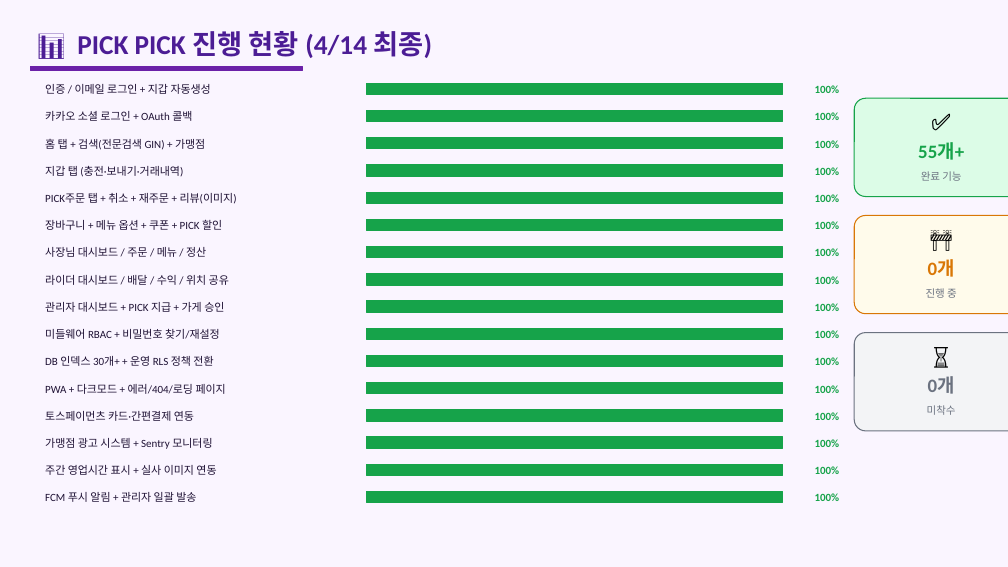
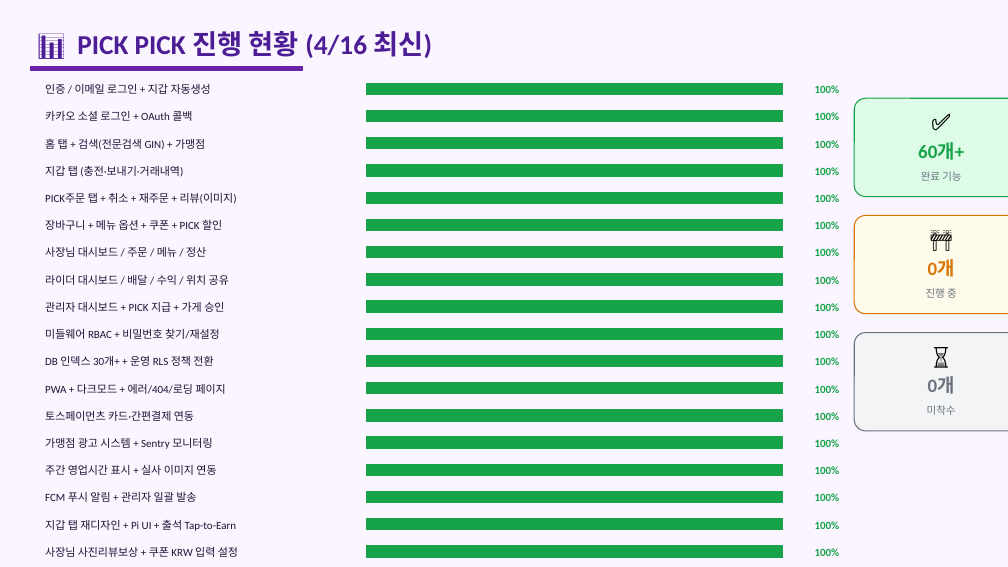
Before and after one commit to skbmh82/PICK-PICK-delivery, a slide deck: slide 2 of PICKPICK_프로젝트현황.pptx. Drawn at 1008x567 pixels with LibreOffice and Linux fonts; fonts in the diff are those of the drawing. Boxes give left, top, right and bottom in pixels: in the first picture for what was removed or moved away, otherwise in the second. Text is boxed around its words. In the diff, an @@ line names an element or a change of style, - is before the commit and + after.

```diff
--- a/PICKPICK_프로젝트현황.pptx
+++ b/PICKPICK_프로젝트현황.pptx
@@ text at <box>77,31,432,58</box>: text changed @@
-📊 PICK PICK 진행 현황 (4/14 최종)
+📊 PICK PICK 진행 현황 (4/16 최신)
@@ text at <box>918,142,964,160</box>: text changed @@
-55개+
+60개+
@@ text added at <box>45,520,237,531</box>, 10.5 pt, text #1F1235 @@
+지갑 탭 재디자인 + Pi UI + 출석 Tap-to-Earn
@@ rectangle added at <box>367,519,783,530</box>, fill #16A34A, outline #16A34A 1 pt @@
@@ text added at <box>815,521,840,529</box>, 10.5 pt, text #16A34A, bold @@
+100%
@@ text added at <box>45,547,238,557</box>, 10.5 pt, text #1F1235 @@
+사장님 사진리뷰보상 + 쿠폰 KRW 입력 설정
@@ rectangle added at <box>367,546,783,557</box>, fill #16A34A, outline #16A34A 1 pt @@
@@ text added at <box>815,548,840,556</box>, 10.5 pt, text #16A34A, bold @@
+100%
```
Also in this commit, not shown: 3 other slides changed, 1 slide added, 49 other files.
